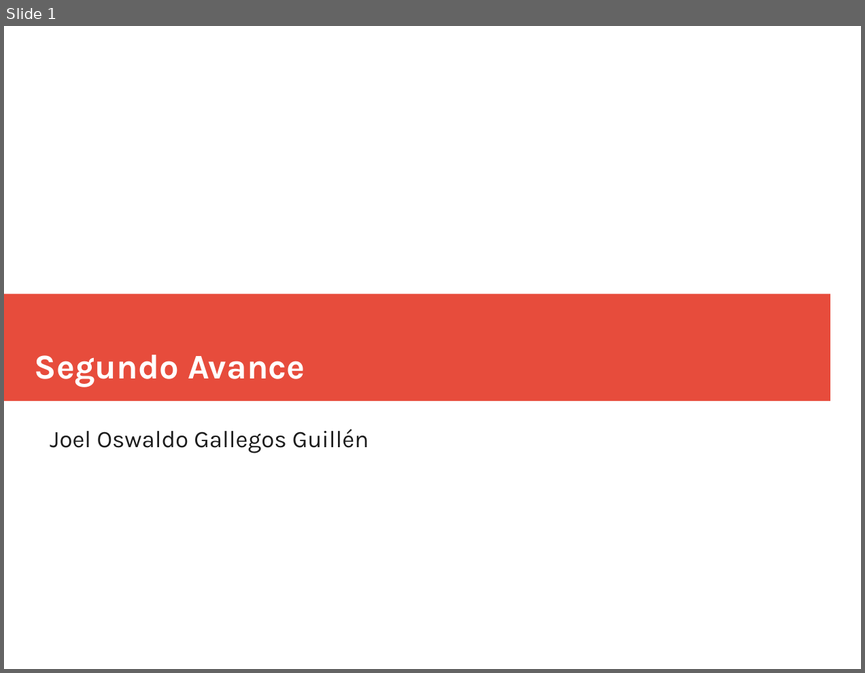
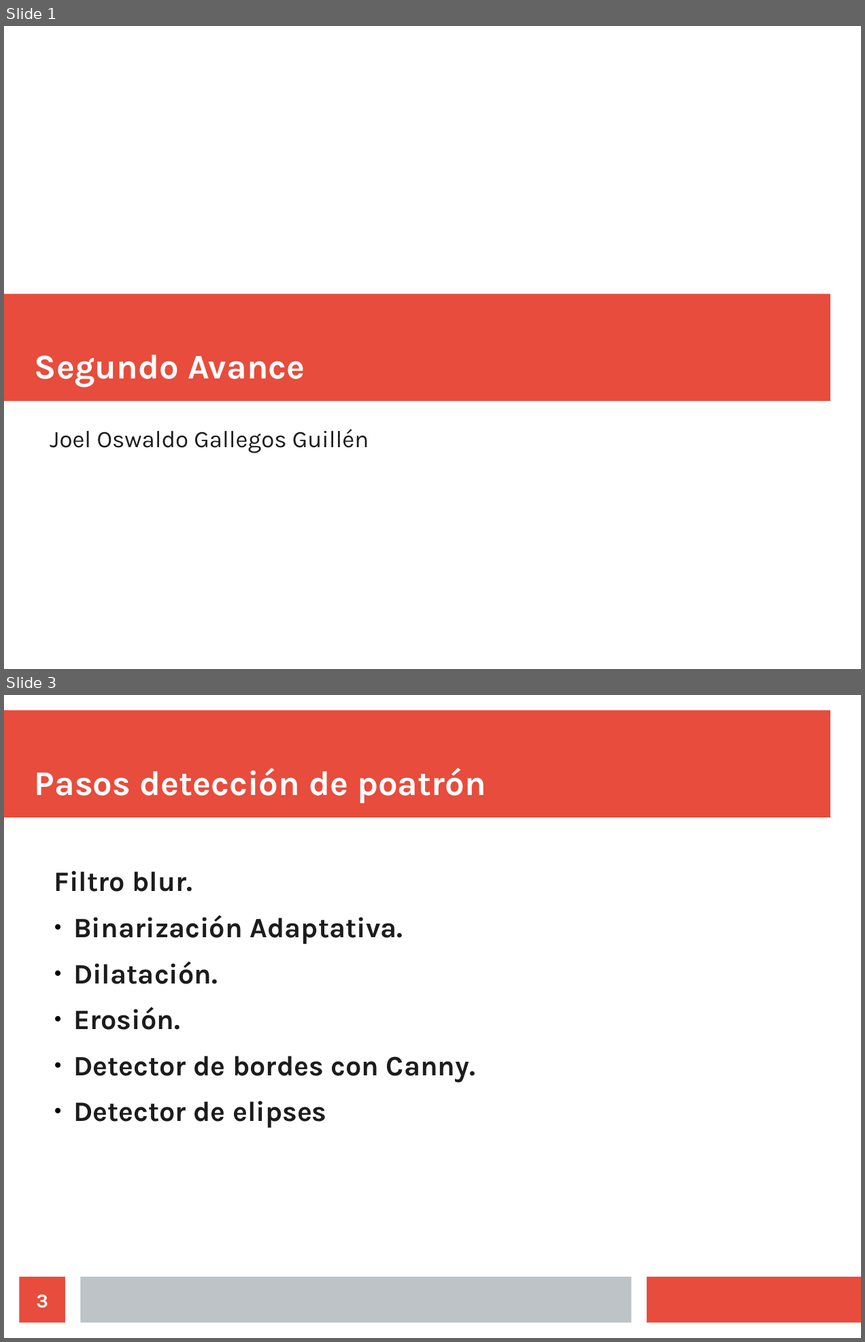
Before and after one commit to joelogg/Imagenes, a slide deck: Semana2-15-02-2018/T1_Diapositivas2.odp. Shown one above the other, each under a label of ours: slide 1 before the commit, slides 1 and 3 after it; the slides between them are not shown. The pictures are 865x673 and 865x1342 pixels, drawn with LibreOffice and Linux fonts; fonts in the diff are those of the drawing. Boxes give left, top, right and bottom in pixels: in the first picture for what was removed or moved away, otherwise in the second. Text is boxed around its words. In the diff, an @@ line names an element or a change of style, - is before the commit and + after.

```diff
--- a/Semana2-15-02-2018/T1_Diapositivas2.odp
+++ b/Semana2-15-02-2018/T1_Diapositivas2.odp
@@ slide 3 added at (4,695,861,1338), background #FFFFFF @@
@@ rectangle added at (4,711,830,818), fill #E74C3C @@
@@ title added at (35,768,486,803), 32 pt, text #FFFFFF, bold @@
+Pasos detección de poatrón
@@ text added at (54,870,475,1127), 26 pt, text #1C1C1C, bold @@
+Filtro blur.
+● Binarización Adaptativa.
+● Dilatación.
+● Erosión.
+● Detector de bordes con Canny.
+● Detector de elipses
@@ page number added at (20,1276,65,1323), fill #E74C3C, 18 pt, text #FFFFFF, bold @@
+3
@@ rectangle added at (80,1276,632,1323), fill #BDC3C7 @@
@@ rectangle added at (647,1276,861,1323), fill #E74C3C @@
```
Also in this commit, not shown: 1 slide changed, 7 other slides added, 1 other file.
